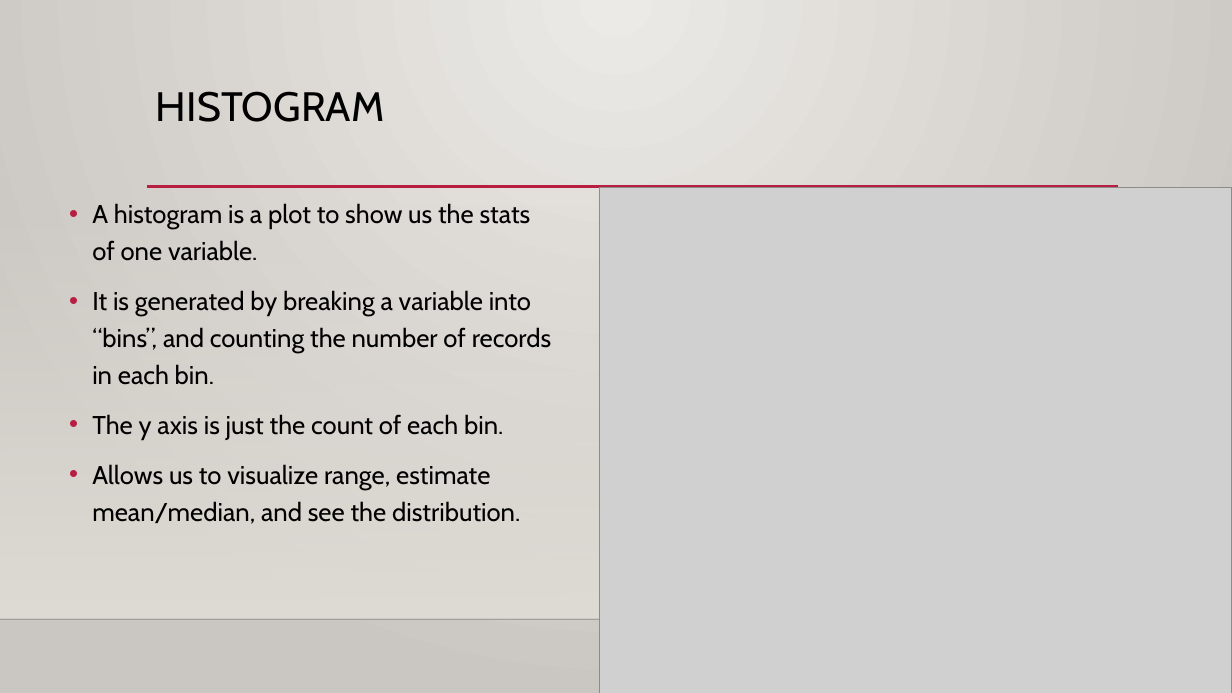
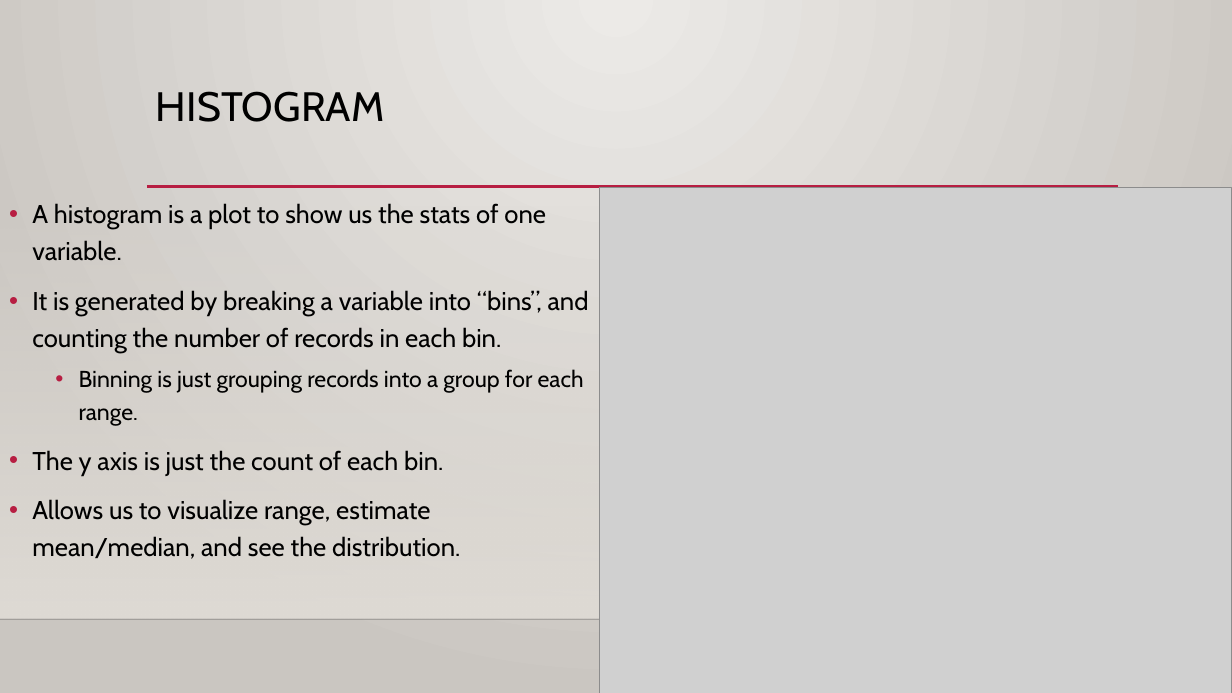
Before and after one commit to AkeemSemper/ML_for_Non_DS_Students, a slide deck: slide 6 of course_resources/slides/Used/006_Basic_Descriptive_Stats.pptx (slide 16 before the commit). Drawn at 1232x693 pixels with LibreOffice and Linux fonts; fonts in the diff are those of the drawing; grey boxes stand for pictures; background and template pictures are left out. Boxes give left, top, right and bottom in pixels: in the first picture for what was removed or moved away, otherwise in the second. Text is boxed around its words. In the diff, an @@ line names an element or a change of style, - is before the commit and + after.

```diff
--- a/course_resources/slides/Used/006_Basic_Descriptive_Stats.pptx
+++ b/course_resources/slides/Used/006_Basic_Descriptive_Stats.pptx
@@ text "A histogram is a plot ...": place and size @@
-text "A histogram is a plot ..." at (92,203,552,524)
+text "A histogram is a plot ..." at (32,203,589,559)
@@ text at (79,369,584,426): paragraph added @@
+  • Binning is just grouping records into a group for each range.
```
Also in this commit, not shown: 5 other slides changed, 5 slides added.
